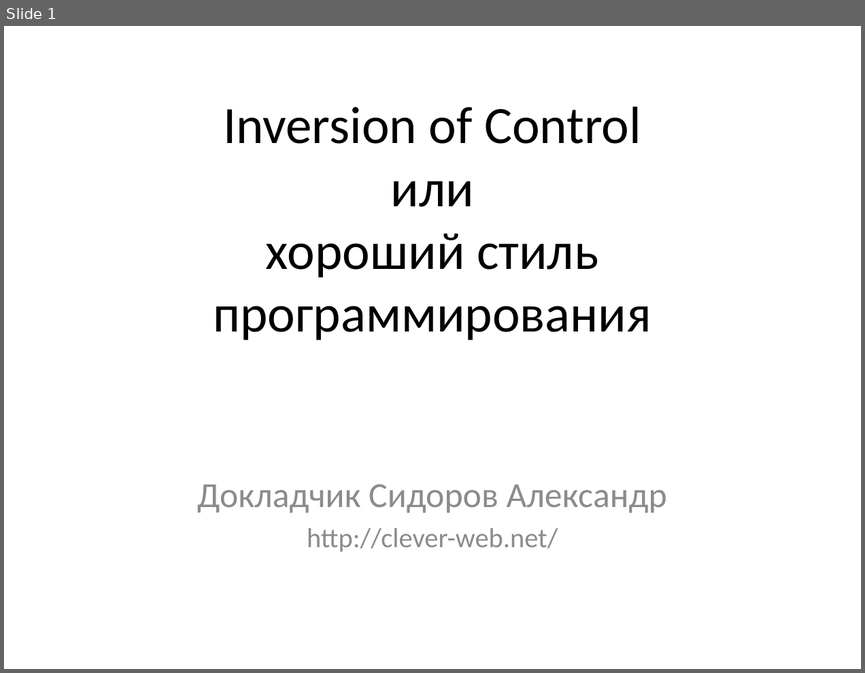
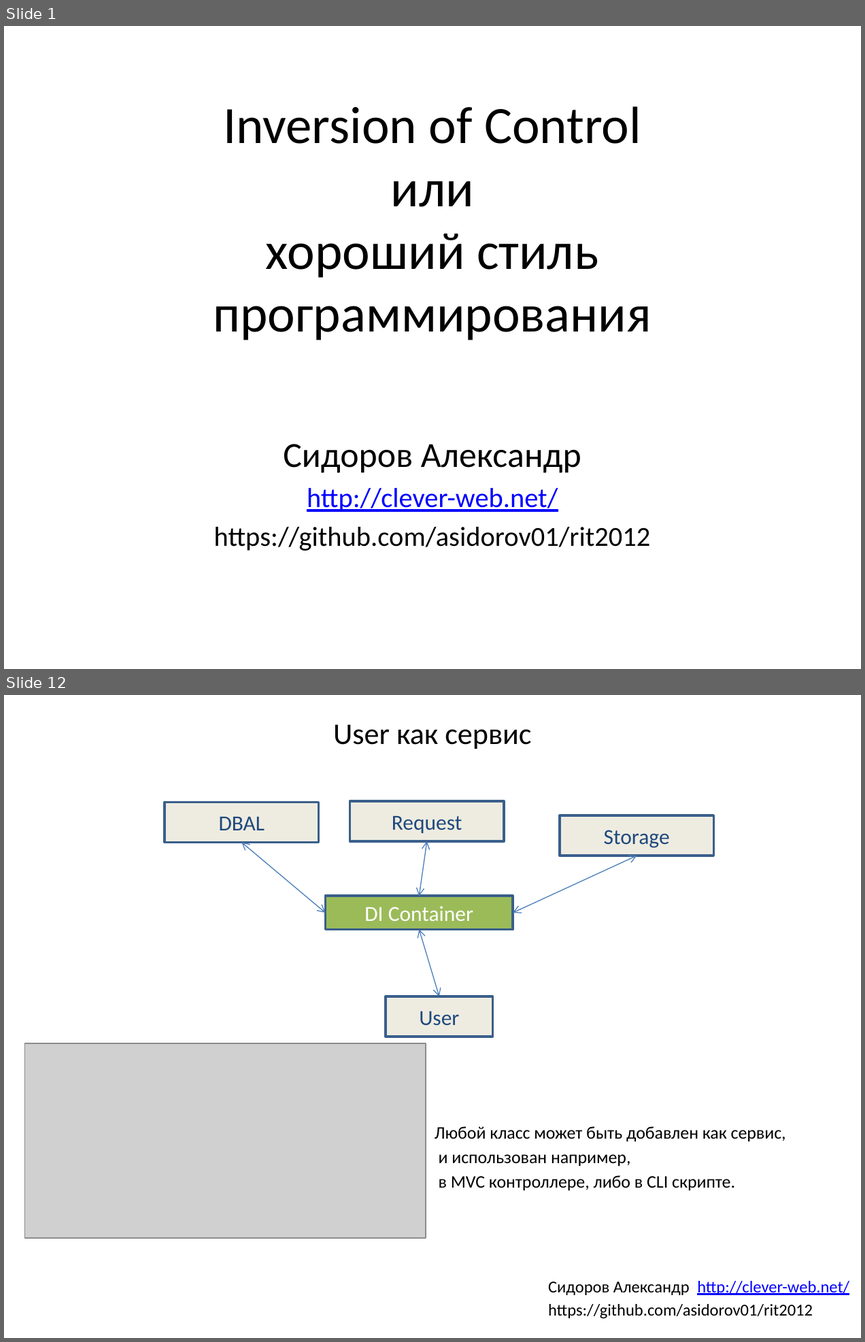
Before and after one commit to asidorov01/rit2012, a slide deck: Inversion of Control.pptx. Shown one above the other, each under a label of ours: slide 1 before the commit, slides 1 and 12 after it; the slides between them are not shown. The pictures are 865x673 and 865x1342 pixels, drawn with LibreOffice and Linux fonts; fonts in the diff are those of the drawing; grey boxes stand for pictures. Boxes give left, top, right and bottom in pixels: in the first picture for what was removed or moved away, otherwise in the second. Text is boxed around its words. In the diff, an @@ line names an element or a change of style, - is before the commit and + after.

```diff
--- a/Inversion of Control.pptx
+++ b/Inversion of Control.pptx
@@ slide 12 added at [4,695,861,1338], background #FFFFFF @@
@@ title added at [333,724,531,749], 25.2 pt, text #000000 @@
+User как сервис
@@ rectangle added at [164,802,318,843], fill #EEECE1, outline #3A5F8C 2 pt, 18 pt, text #1F497D @@
+DBAL
@@ rectangle added at [350,801,504,841], fill #EEECE1, outline #3A5F8C 2 pt, 18 pt, text #1F497D @@
+Request
@@ rectangle added at [559,816,713,856], fill #EEECE1, outline #3A5F8C 2 pt, 18 pt, text #1F497D @@
+Storage
@@ double arrow added from (241, 843) to (325, 913), #4B7EBC 0.75 pt @@
@@ double arrow added from (426, 841) to (419, 896), #4B7EBC 0.75 pt @@
@@ double arrow added from (636, 855) to (513, 913), #4B7EBC 0.75 pt @@
@@ rectangle added at [325,896,513,929], fill #9BBB59, outline #3A5F8C 2 pt, 18 pt, text #FFFFFF @@
+DI Container
@@ double arrow added from (419, 929) to (439, 997), #4B7EBC 0.75 pt @@
@@ rectangle added at [385,997,492,1037], fill #EEECE1, outline #3A5F8C 2 pt, 18 pt, text #1F497D @@
+User
@@ picture added at [26,1043,426,1238] @@
@@ text added at [434,1126,786,1191], 14.8 pt, text #000000 @@
+Любой класс может быть добавлен как сервис,
+и использован например,
+в MVC контроллере, либо в CLI скрипте.
@@ text added at [548,1280,849,1319], 14 pt, text #000000 @@
+Сидоров Александр http://clever-web.net/
+https://github.com/asidorov01/rit2012
@@ slide 1 changed as well @@
@@ subtitle "Сидоров Александр": place and size @@
-subtitle "Сидоров Александр" at [197,484,667,552]
+subtitle "Сидоров Александр" at [214,444,651,550]
@@ subtitle at [283,444,581,473]: text changed; text colour #8C8C8C to #000000 @@
-Докладчик Сидоров Александр
+Сидоров Александр
@@ subtitle at [307,488,558,512]: text colour #8C8C8C to #0000FF, underline on in "http://clever-web.net/" @@
@@ subtitle at [214,526,651,550]: paragraph added @@
+https://github.com/asidorov01/rit2012
```
Also in this commit, not shown: 6 other slides changed, 5 other slides added, 2 slides removed, 13 other files.
